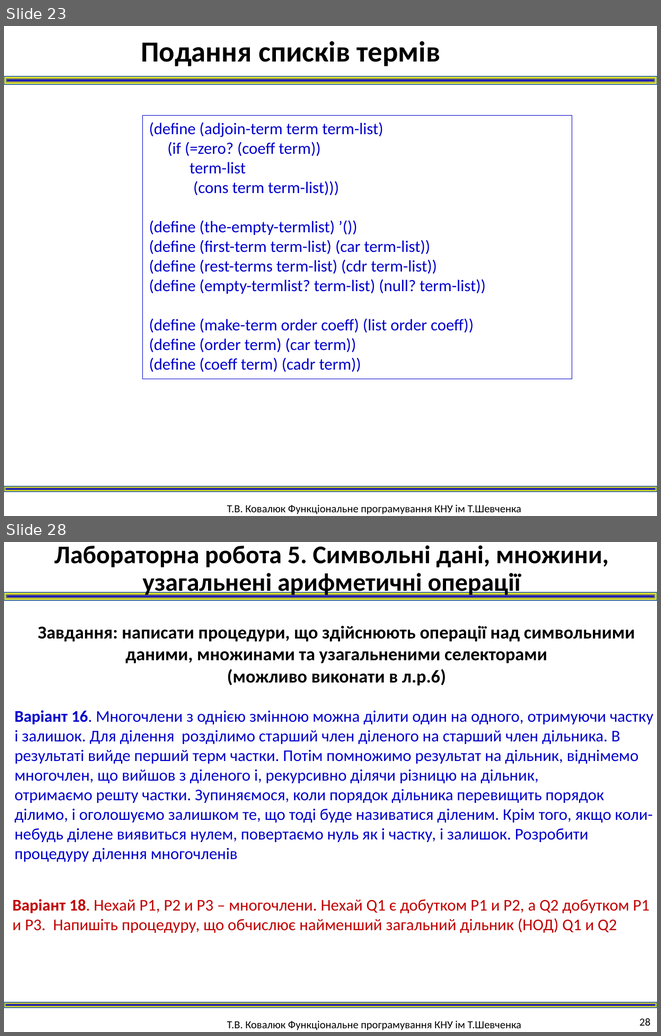
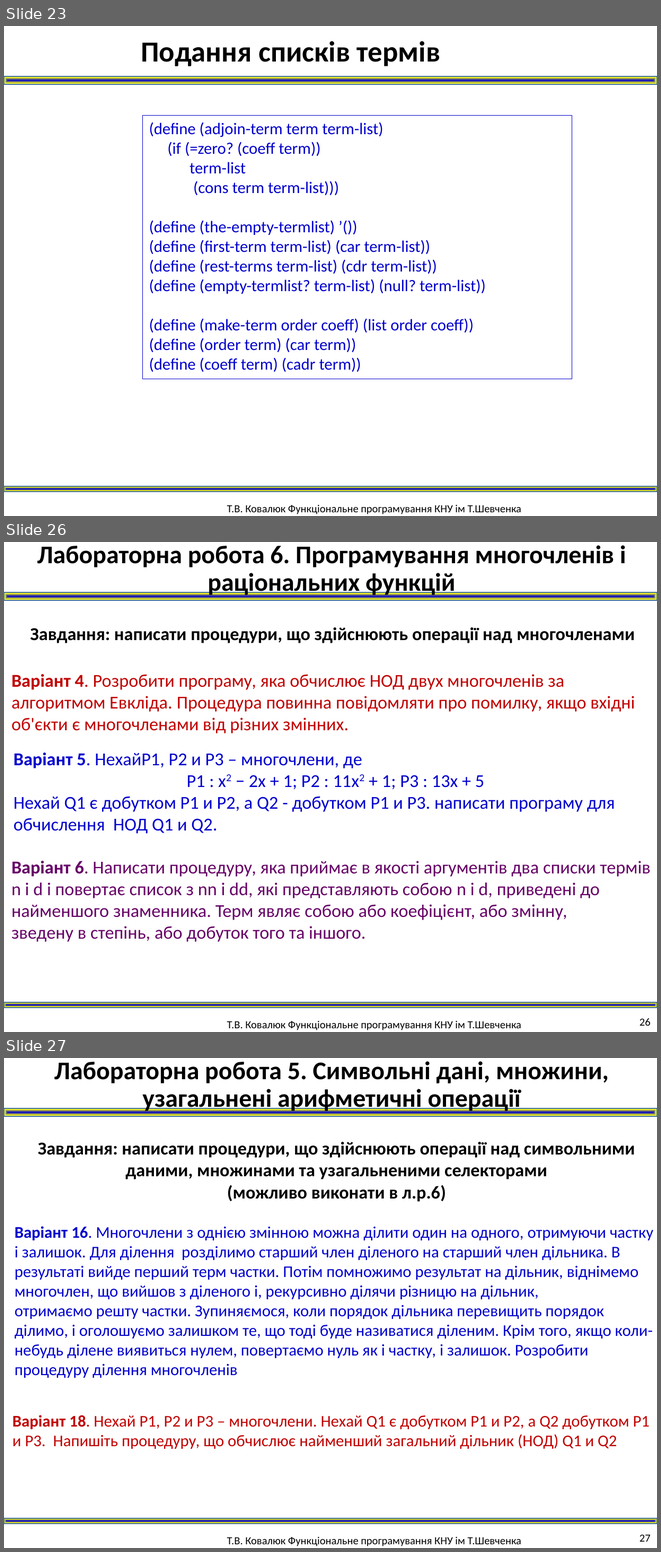
Before and after one commit to vladloza/funcprogram, a slide deck: лек6. Системи узагальнених операцій.pptx. Shown one above the other, each under a label of ours: slides 23 and 28 before the commit, slides 23, 26 and 27 after it; the slides between them are not shown. The pictures are 661x1036 and 661x1552 pixels, drawn with LibreOffice and Linux fonts; fonts in the diff are those of the drawing. Boxes give left, top, right and bottom in pixels: in the first picture for what was removed or moved away, otherwise in the second. Text is boxed around its words. In the diff, an @@ line names an element or a change of style, - is before the commit and + after.

```diff
--- a/лек6. Системи узагальнених операцій.pptx
+++ b/лек6. Системи узагальнених операцій.pptx
@@ slide 26 added at box(4, 542, 657, 1032), background #FFFFFF; not listed: 3 template elements that a slide beside it also shows @@
@@ text added at box(37, 545, 626, 597), 28 pt, text #000000, bold @@
+Лабораторна робота 6. Програмування многочленів і раціональних функцій
@@ text added at box(30, 627, 635, 643), 20 pt, text #000000, bold @@
+Завдання: написати процедури, що здійснюють операції над многочленами
@@ text added at box(11, 674, 635, 733), 20 pt, text #C00000 @@
+Варіант 4. Розробити програму, яка обчислює НОД двух многочленів за алгоритмом Евкліда. Процедура повинна повідомляти про помилку, якщо вхідні об'єкти є многочленами від різних змінних.
@@ text added at box(14, 752, 615, 834), 20 pt, text #0000CC @@
+Варіант 5. НехайP1, P2 и P3 – многочлени, де
+P1 : x2 − 2x + 1; P2 : 11x2 + 1; P3 : 13x + 5
+Нехай Q1 є добутком P1 и P2, а Q2 - добутком P1 и P3. написати програму для обчислення НОД Q1 и Q2.
@@ text added at box(11, 861, 650, 942), 20 pt, text #660066 @@
+Варіант 6. Написати процедуру, яка приймає в якості аргументів два списки термів n і d і повертає список з nn і dd, які представляють собою n і d, приведені до найменшого знаменника. Терм являє собою або коефіцієнт, або змінну,
+зведену в степінь, або добуток того та іншого.
@@ page number added at box(639, 1018, 651, 1025), 12 pt, text #000000 @@
+26
@@ what was slide 28 is now slide 27 @@
@@ page number at box(639, 1534, 651, 1541): text changed @@
-28
+27
```
Also in this commit, not shown: 1 other slide added, 3 slides removed.
